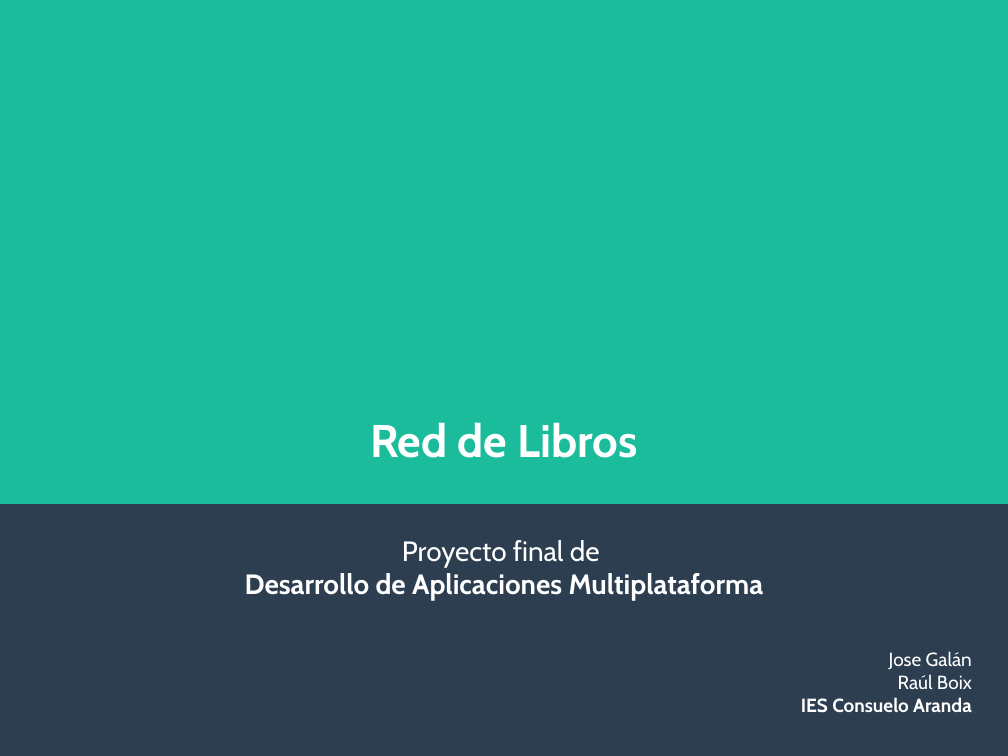
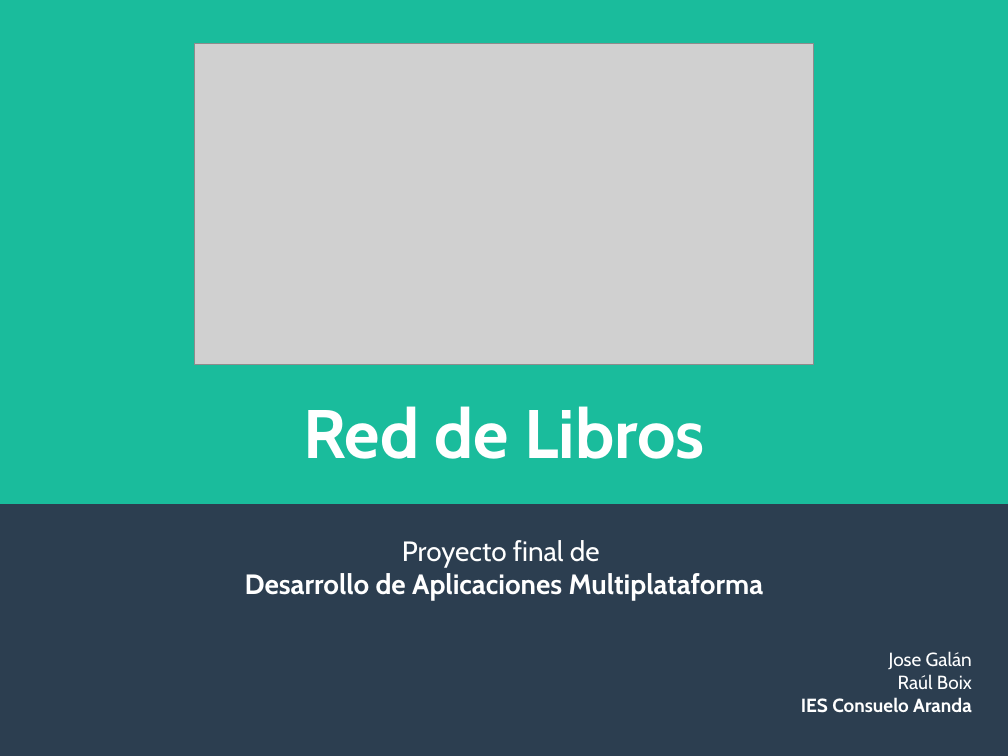
Before and after one commit to sharco-code/Red-Libros, a slide deck: slide 1 of Documentacion/presentacion.odp. Drawn at 1008x756 pixels with LibreOffice and Linux fonts; fonts in the diff are those of the drawing; grey boxes stand for pictures. Boxes give left, top, right and bottom in pixels: in the first picture for what was removed or moved away, otherwise in the second. Text is boxed around its words. In the diff, an @@ line names an element or a change of style, - is before the commit and + after.

```diff
--- a/Documentacion/presentacion.odp
+++ b/Documentacion/presentacion.odp
@@ picture added at (x1=195, y1=43, x2=814, y2=364) @@
@@ title "Red de Libros" moved from (x1=370, y1=422, x2=637, y2=458) to (x1=303, y1=406, x2=705, y2=459) @@
@@ title "Red de Libros" at (x1=303, y1=406, x2=705, y2=459): size 36 to 54 pt @@
```
Also in this commit, not shown: 1 other slide changed, 8 slides added, 4 other files.
